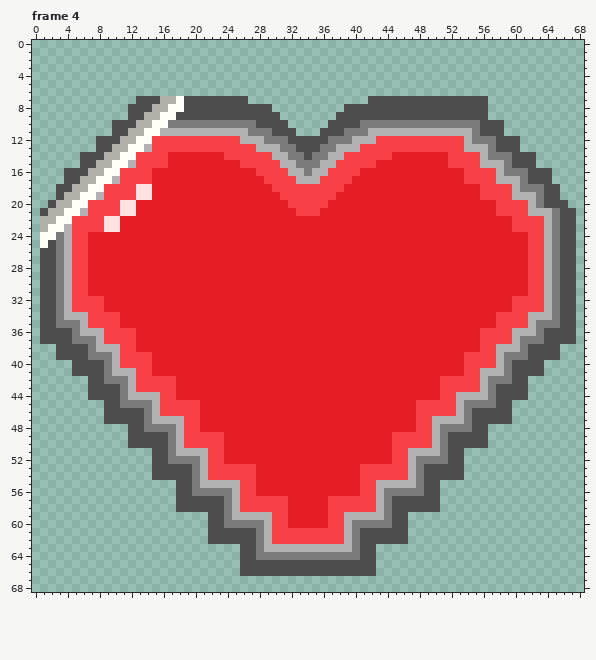
Pixel-art file -- Sprite/HUD/Heart.aseprite. The picture above is the old version.
211x113 pixels, 45 frames. Colours within 5 levels of each other are drawn and written as one. Shown: frame 4. The old version is drawn lined up with the new one, on the new canvas. The commit also changed other frames, which this record leaves out.
The same view after the edit:
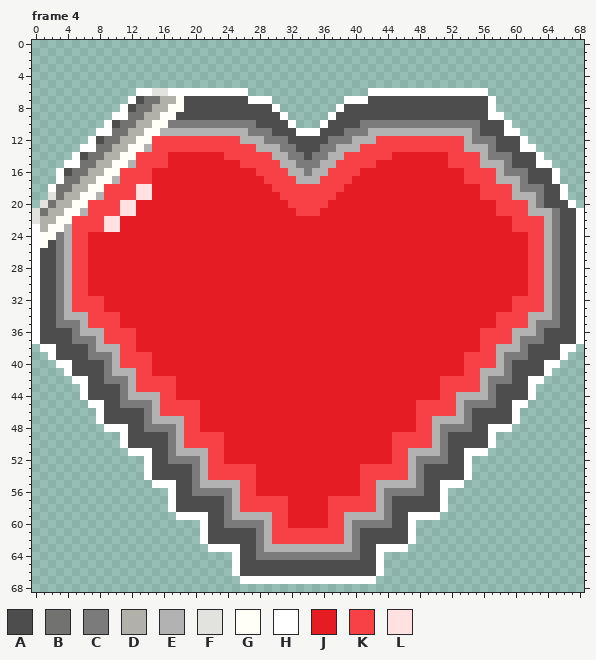
Palette (. is transparent): A #4d4d4d  B #727270  C #7b7b7b  D #b1b1aa  E #b2b2b2  F #e2e2df  G #fffff7  H #ffffff  J #e51c23  K #f84047  L #ffe1e2
The author wrote: Updated Canvas Size and rework some frames
Diff:
canvas 211x113 -> 69x69, the old top-left corner now at -13,-3 (the part of the old canvas that was cut away was empty and is not shown)
Changed rows in their new state; - is an unchanged pixel.
Frame 4:
first column x 0:
 6 -------------HHFFHHHHHHHHHH---------------HHHHHHHHHHHHHHH------------
 7 ------------H-BB-----------HHH---------HHH---------------H-----------
 8 -----------H-BB---------------H-------H------------------H-----------
 9 ----------HHBB-----------------H-----H-------------------HH----------
10 ---------H-BB-------------------H---H----------------------H---------
11 --------HHBB---------------------HHH-----------------------HH--------
12 -------H-BB--------------------------------------------------H-------
13 ------HHBB---------------------------------------------------HH------
14 -----H-BB------------------------------------------------------H-----
15 ----HHBB-------------------------------------------------------HH----
16 ---H-BB----------------------------------------------------------H---
17 ---HBB-----------------------------------------------------------H---
18 --HBB-------------------------------------------------------------H--
19 --FB--------------------------------------------------------------H--
20 -FB----------------------------------------------------------------H-
21 FB------------------------------------------------------------------H
22 F-------------------------------------------------------------------H
23 H-------------------------------------------------------------------H
24 H-------------------------------------------------------------------H
25 H-------------------------------------------------------------------H
26 H-------------------------------------------------------------------H
27 H-------------------------------------------------------------------H
28 H-------------------------------------------------------------------H
29 H-------------------------------------------------------------------H
30 H-------------------------------------------------------------------H
31 H-------------------------------------------------------------------H
32 H-------------------------------------------------------------------H
33 H-------------------------------------------------------------------H
34 H-------------------------------------------------------------------H
35 H-------------------------------------------------------------------H
36 H-------------------------------------------------------------------H
37 H-------------------------------------------------------------------H
38 -HH---------------------------------------------------------------HH-
39 --H---------------------------------------------------------------H--
40 ---HH-----------------------------------------------------------HH---
41 ----H-----------------------------------------------------------H----
42 -----HH-------------------------------------------------------HH-----
43 ------H-------------------------------------------------------H------
44 ------H-------------------------------------------------------H------
45 -------HH---------------------------------------------------HH-------
46 --------H---------------------------------------------------H--------
47 --------H---------------------------------------------------H--------
48 ---------HHH---------------------------------------------HHH---------
49 -----------H---------------------------------------------H-----------
50 -----------H---------------------------------------------H-----------
51 ------------HHH---------------------------------------HHH------------
52 --------------H---------------------------------------H--------------
53 --------------H---------------------------------------H--------------
54 --------------H---------------------------------------H--------------
55 ---------------HHH---------------------------------HHH---------------
56 -----------------H---------------------------------H-----------------
57 -----------------H---------------------------------H-----------------
58 -----------------H---------------------------------H-----------------
59 ------------------HHHH-------------------------HHHH------------------
60 ---------------------H-------------------------H---------------------
61 ---------------------H-------------------------H---------------------
62 ---------------------H-------------------------H---------------------
63 ----------------------HHHH-----------------HHHH----------------------
64 -------------------------H-----------------H-------------------------
65 -------------------------H-----------------H-------------------------
66 -------------------------H-----------------H-------------------------
67 --------------------------HHHHHHHHHHHHHHHHH--------------------------
Changed places in both pictures, as pixel boxes (x1, y1, x2, y2):
changed: (32, 88, 584, 584)
